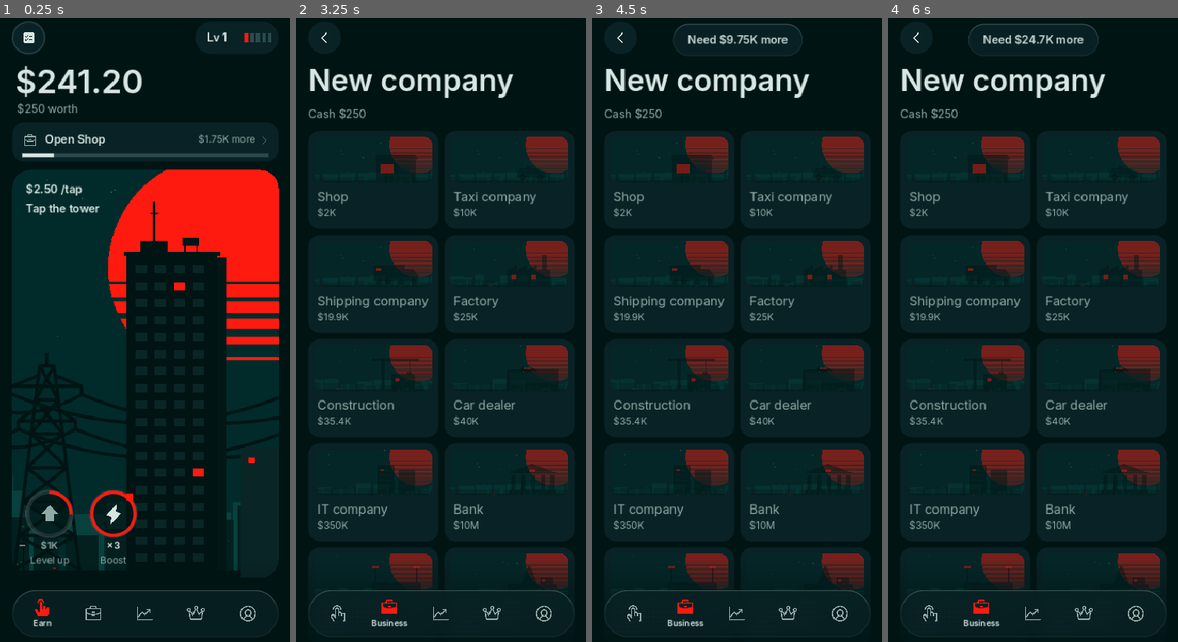
Above: before the commit, frames 1-4 (left to right).
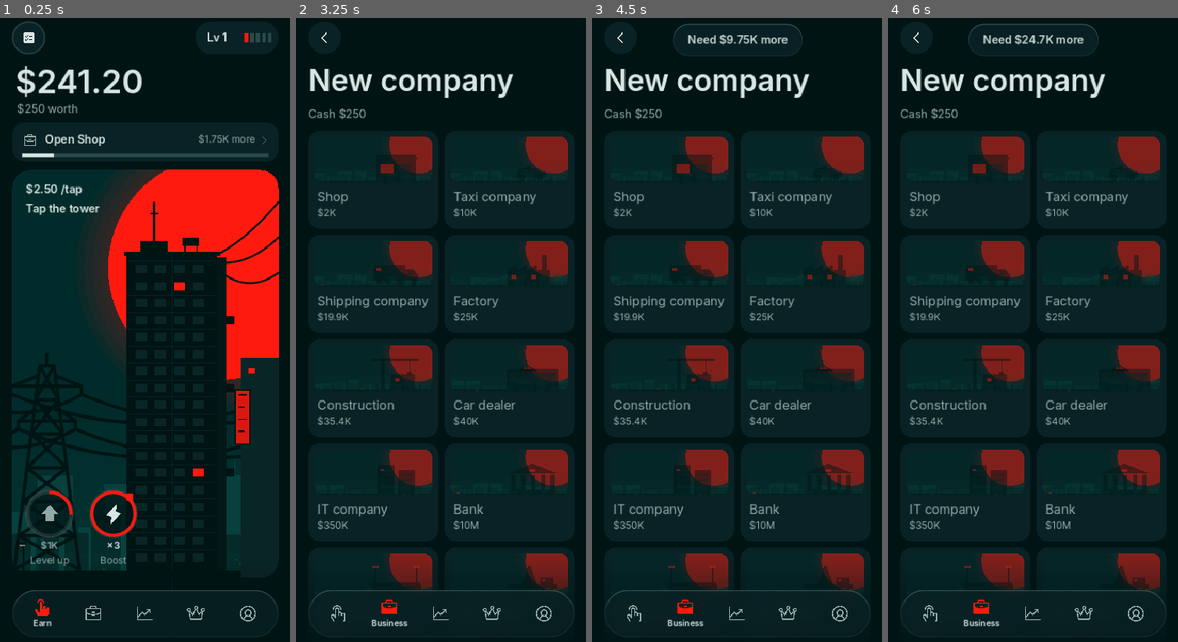
Above: after the commit, the same moments.

Repository: ytjustjosh17-cpu/MCG
Game: Godot game, scene res://scenes/main.tscn
Same seed, same stepped clock (60 frames per second), same inputs: the game is played once before the commit and once after it.
Inputs (mouse positions are in pixels of both pictures, inside the frame that each line leads up to):
- Up to frame 1 (0.25 s): no input
- Up to frame 2 (3.25 s): click (325, 36) at 0.5 s; click "Tap 400 times" at 1.25 s; click "Open Shop" at 2 s; click (441, 136) at 2.75 s
- Up to frame 3 (4.5 s): click "Shop" at 3.5 s; click "Taxi company" at 4.25 s
- Up to frame 4 (6 s): click "Shipping company" at 5 s; click "Factory" at 5.75 s

The runs differ from the first frame. In frame 1, 5.0% of the frame differs, in the area x 4-97%, y 24-89%; in frame 2, 3.0%; in frame 3, 3.0%; in frame 4, 3.0%.

Commit message:
Art in the red-sun brutalist mood; ship fonts as raw files too
- Art: sun glow, low mist, concrete seams, air-con boxes, near-straight
  cables off the tower, a red sign on the next block. Pylon arms now join
  the frame and cables run both ways. Sunset stripes and stars removed.
- Fonts: the Android export left the imported Switzer and Tanker out.
  The build now also packs raw .bin copies, and the game reads those if
  the imported fonts are missing. A build step fails if neither is there.

Co-Authored-By: Claude Opus 5.5 <noreply@anthropic.com>
Claude-Session: https://claude.ai/code/session_01G43aEuqkjUy83khniNYyKE

Diff:
--- a/game/scripts/art.gd
+++ b/game/scripts/art.gd
@@ -208,18 +208,10 @@
 	var w := rect.size.x
 	var h := rect.size.y
 	var o := rect.position
-	for i in int(w * h / 9000.0) + 6:
-		var p := o + Vector2(rng.randf() * w, rng.randf() * h * 0.45)
-		if p.distance_to(sun_c) > sun_r + 6.0:
-			ci.draw_rect(Rect2(p, Vector2(1.5, 1.5)), Color(UI.TEXT, rng.randf_range(0.12, 0.35)), true)
+	# Soft glow round the sun, then the sun itself.
+	for i in 4:
+		_fill(ci, UI.circle_poly(sun_c, sun_r * (1.0 + 0.07 * (4 - i)), 96), clip, Color(sun_col, 0.05))
 	_fill(ci, UI.circle_poly(sun_c, sun_r, 96), clip, sun_col)
-	# Sunset bands: gaps in the lower half of the sun that widen towards the ground.
-	var band_y := sun_c.y + sun_r * 0.12
-	var gap := maxf(1.5, sun_r * 0.025)
-	while band_y < sun_c.y + sun_r:
-		_fill(ci, UI.rect_poly(Rect2(sun_c.x - sun_r - 2.0, band_y, sun_r * 2.0 + 4.0, gap)), clip, UI.SKY)
-		band_y += sun_r * 0.14
-		gap *= 1.45
 	# Far skyline, two layers.
 	for layer in 2:
 		var col := UI.HAZE if layer == 0 else UI.FAR
@@ -237,6 +229,10 @@
 					var lit := rng.randf() < 0.25
 					_fill(ci, UI.rect_poly(Rect2(wp, Vector2(3, 2))), clip, Color(UI.RED, 0.55) if lit else UI.HAZE)
 			x += bw + rng.randf_range(0.0, 0.03) * w
+	# Mist low down, like the city is in fog.
+	for i in 5:
+		var y := h * (0.62 + i * 0.08)
+		_fill(ci, UI.rect_poly(Rect2(o + Vector2(0, y), Vector2(w, h - y))), clip, Color(UI.HAZE, 0.10))
 	# Power pylon on the left with cables running off to the right (big pictures only).
 	if w < 220.0:
 		return
--- a/game/scripts/tower_card.gd
+++ b/game/scripts/tower_card.gd
@@ -96,6 +96,25 @@
 	_fill_clipped(UI.rect_poly(Rect2(tx - 4.0, top, tw + 8.0, 6.0)), clip, UI.INK)
 	_fill_clipped(UI.rect_poly(Rect2(tx, top, tw, h)), clip, UI.INK)
 	_fill_clipped(UI.rect_poly(Rect2(tx + tw, top + 8.0, tw * 0.1, h)), clip, UI.SIDE)
+	# Concrete panel seams on the face.
+	var seam := Color(UI.HAZE, 0.35)
+	for k in [0.5]:
+		draw_rect(Rect2(tx + tw * k - 0.5, top + 8.0, 1.0, h), seam, true)
+	var py: float = g["pitch_y"]
+	var fy: float = top + 18.0 - py * 0.25
+	while fy < h:
+		draw_rect(Rect2(tx + 2.0, fy, tw - 4.0, 1.0), seam, true)
+		fy += py
+	# Air-con boxes hanging off a few floors on the shaded side.
+	for row in [3, 7, 12]:
+		var ay: float = top + 18.0 + row * py
+		if ay < h - 30.0:
+			_fill_clipped(UI.rect_poly(Rect2(tx + tw + tw * 0.1, ay, tw * 0.09, g["win_h"])), clip, UI.INK)
+	# Cables from the roof edge out across the sun, sagging.
+	for k in 3:
+		var a := Vector2(tx + tw, top + 4.0 + k * 10.0)
+		var b := Vector2(w + 8.0, h * (0.06 + k * 0.09))
+		Art._wire(self, a, b, h * (0.015 + k * 0.01), clip, UI.INK, 1.3)
 	# Street: ground strip and two lamps.
 	_fill_clipped(UI.rect_poly(Rect2(0, h - 10.0, w, 10.0)), clip, UI.INK)
 	for lx in [w * 0.04, w * 0.95]:
@@ -121,9 +140,16 @@
 			if absf((1.0 - row_pos) - _wave) < 0.12:
 				c = UI.FLASH
 		draw_rect(r, c, true)
-	var nb := Rect2(w * 0.86, h * 0.68, w * 0.2, h * 0.4)
+	var nb := Rect2(w * 0.86, h * 0.46, w * 0.2, h * 0.6)
 	_fill_clipped(UI.rect_poly(nb), clip, UI.WINDOW)
 	_fill_clipped(UI.rect_poly(Rect2(nb.position + Vector2(10, 14), Vector2(8, 7))), clip, UI.RED)
+	# A tall red sign on the neighbour block, made-up marks.
+	var sign := Rect2(nb.position.x - w * 0.02, nb.position.y + h * 0.08, w * 0.05, h * 0.13)
+	_fill_clipped(UI.rect_poly(sign.grow(2.0)), clip, UI.INK)
+	_fill_clipped(UI.rect_poly(sign), clip, Color(UI.RED, 0.85))
+	for m in 4:
+		var my := sign.position.y + 5.0 + m * sign.size.y * 0.23
+		_fill_clipped(UI.rect_poly(Rect2(sign.position.x + 3.0, my, sign.size.x - 6.0 - (m % 2) * 4.0, 2.0)), clip, UI.INK)
 
 
 func _process(delta: float) -> void:
--- a/game/scripts/ui.gd
+++ b/game/scripts/ui.gd
@@ -38,13 +38,21 @@
 
 
 static func _font(name: String, backup: String) -> Font:
+	## Imported font first; then the raw file the build packs as .bin (the
+	## Android export once left the imported ones out); then Inter.
 	var path := "res://assets/fonts/ext/%s.ttf" % name
-	if not ResourceLoader.exists(path):
+	var f: FontFile = null
+	if ResourceLoader.exists(path):
+		f = load(path) as FontFile
+	if f == null:
+		var raw := FileAccess.get_file_as_bytes("res://assets/fonts/ext/%s.bin" % name)
+		if raw.size() > 1000:
+			f = FontFile.new()
+			f.data = raw
+	if f == null:
 		return load(backup)
-	var f: Font = load(path)
-	if f is FontFile:
-		# Any glyph the font lacks comes from Inter.
-		(f as FontFile).fallbacks = [load(backup)]
+	# Any glyph the font lacks comes from Inter.
+	f.fallbacks = [load(backup)]
 	return f
 
 
Not shown, changed: game/export_presets.cfg
Not shown, changed: docs/DESIGN.md
